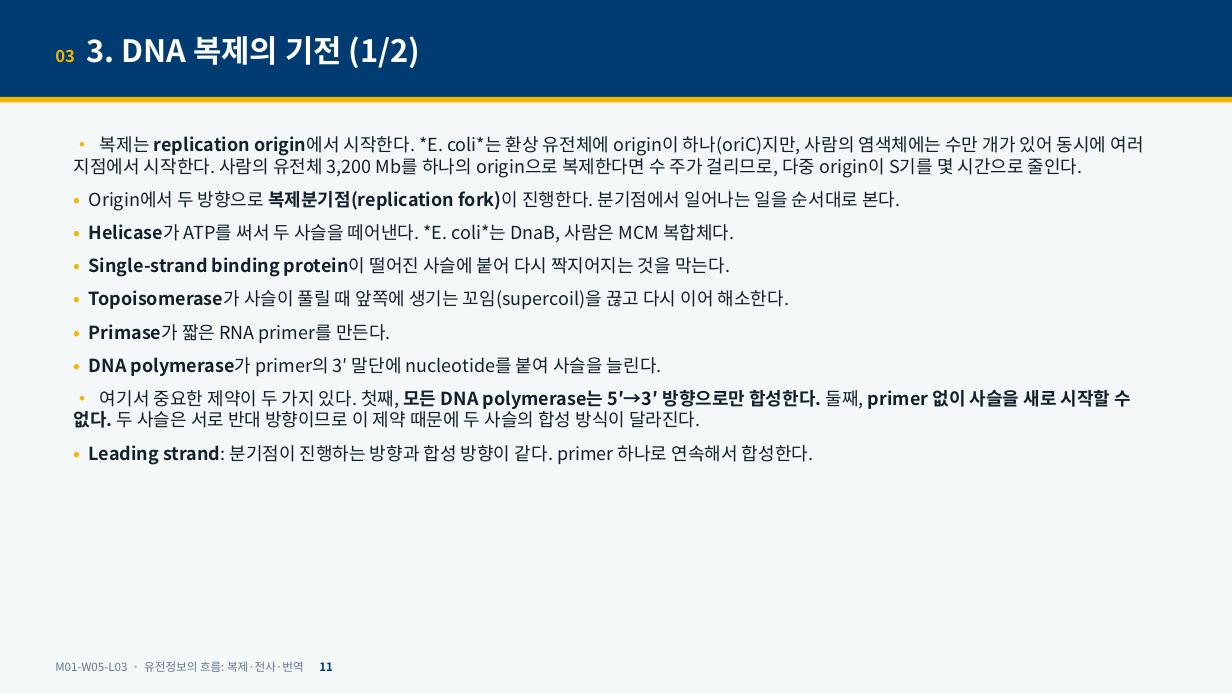
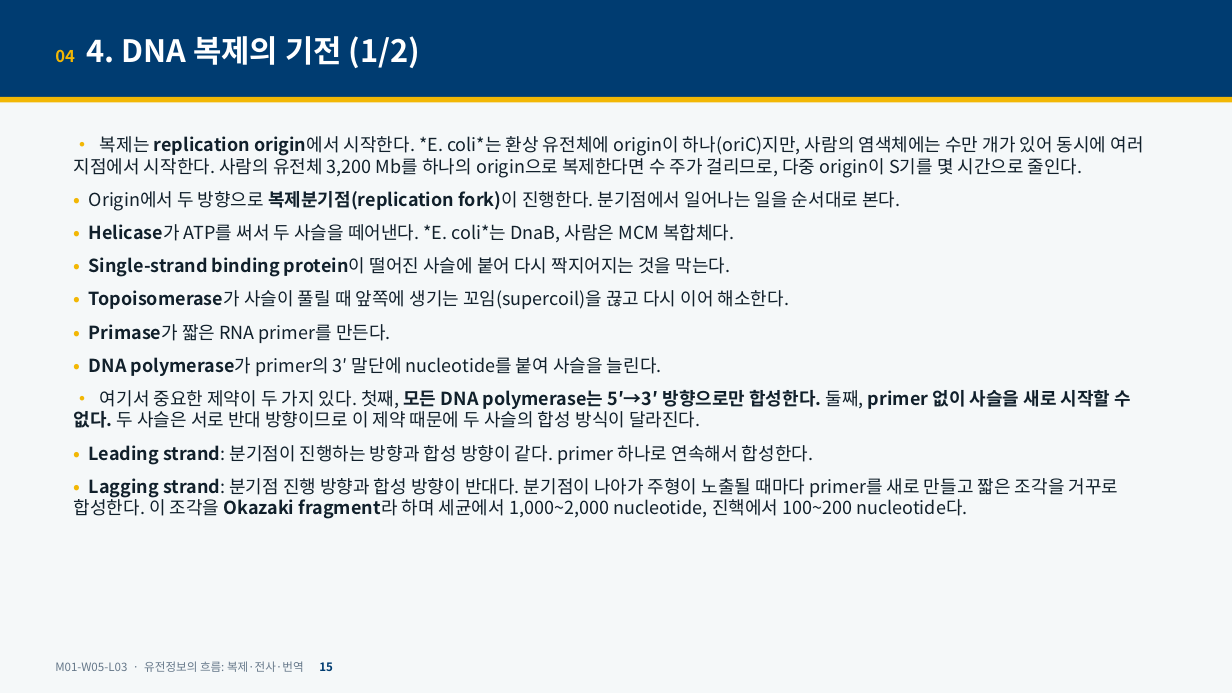
Before and after one commit to hoperiasd2/hoperiasd2.github.io, a slide deck: slide 15 of curriculum/M01/W05/L03/slides.pptx (slide 11 before the commit). Drawn at 1232x693 pixels with LibreOffice and Linux fonts; fonts in the diff are those of the drawing. Boxes give left, top, right and bottom in pixels: in the first picture for what was removed or moved away, otherwise in the second. Text is boxed around its words. In the diff, an @@ line names an element or a change of style, - is before the commit and + after.

```diff
--- a/curriculum/M01/W05/L03/slides.pptx
+++ b/curriculum/M01/W05/L03/slides.pptx
@@ text at (55,36,421,68): text changed @@
-03 3. DNA 복제의 기전 (1/2)
+04 4. DNA 복제의 기전 (1/2)
@@ text at (74,478,1119,519): paragraph added @@
+• Lagging strand: 분기점 진행 방향과 합성 방향이 반대다. 분기점이 나아가 주형이 노출될 때마다 primer를 새로 만들고 짧은 조각을 거꾸로 합성한다. 이 조각을 Okazaki fragment라 하며 세균에서 1,000~2,000 nucleotide, 진핵에서 100~200 nucleotide다.
@@ text at (55,661,333,672): text changed @@
-M01-W05-L03 · 유전정보의 흐름: 복제·전사·번역 11
+M01-W05-L03 · 유전정보의 흐름: 복제·전사·번역 15
```
Also in this commit, not shown: 39 other slides changed, 2 slides added, 3 other files.
